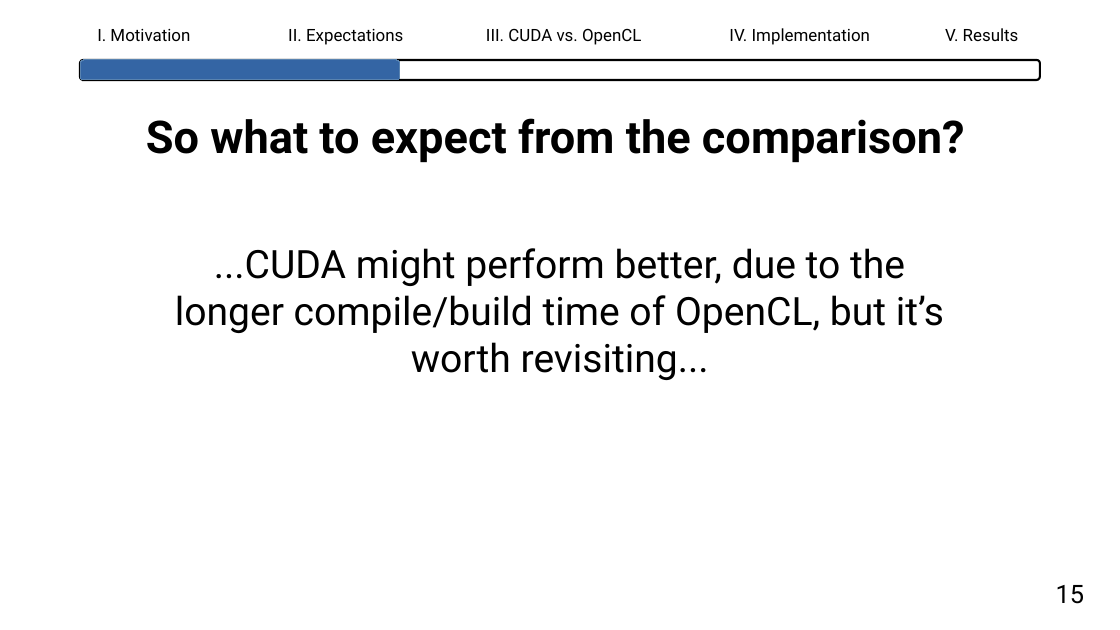
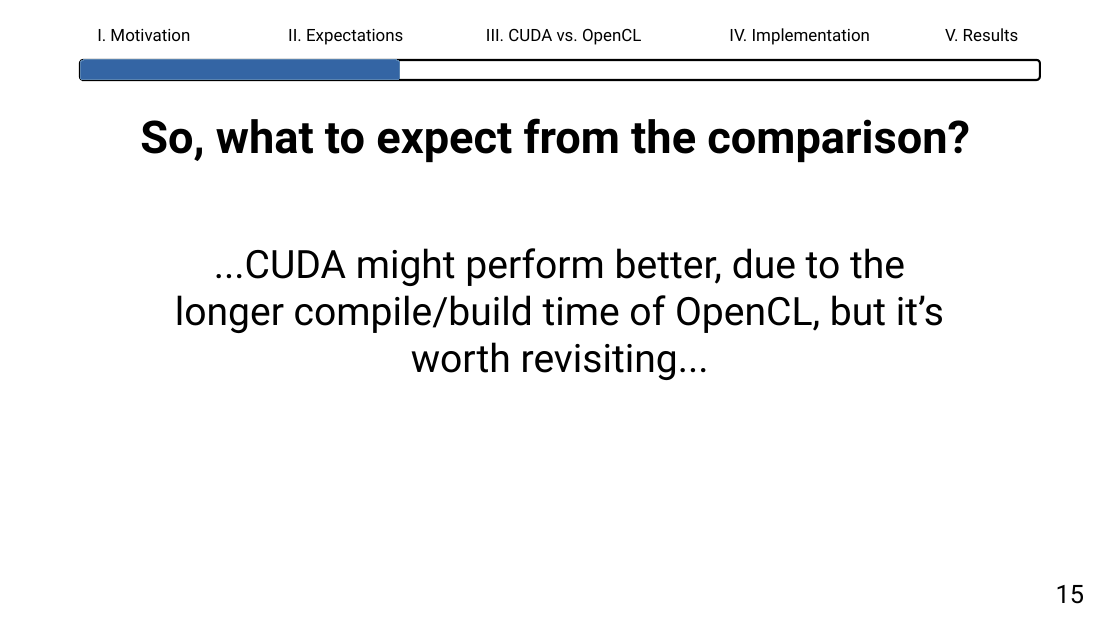
Before and after one commit to lhahner/opti-perf, a slide deck: slide 17 of docs/presentation/final-presentation.odp. Drawn at 1120x630 pixels with LibreOffice and Linux fonts; fonts in the diff are those of the drawing. Boxes give left, top, right and bottom in pixels: in the first picture for what was removed or moved away, otherwise in the second. Text is boxed around its words. In the diff, an @@ line names an element or a change of style, - is before the commit and + after.

```diff
--- a/docs/presentation/final-presentation.odp
+++ b/docs/presentation/final-presentation.odp
@@ title at [140, 118, 970, 163]: text changed @@
-So what to expect from the comparison?
+So, what to expect from the comparison?
```
Also in this commit, not shown: 29 other slides changed, 6 slides removed, 1 other file.
